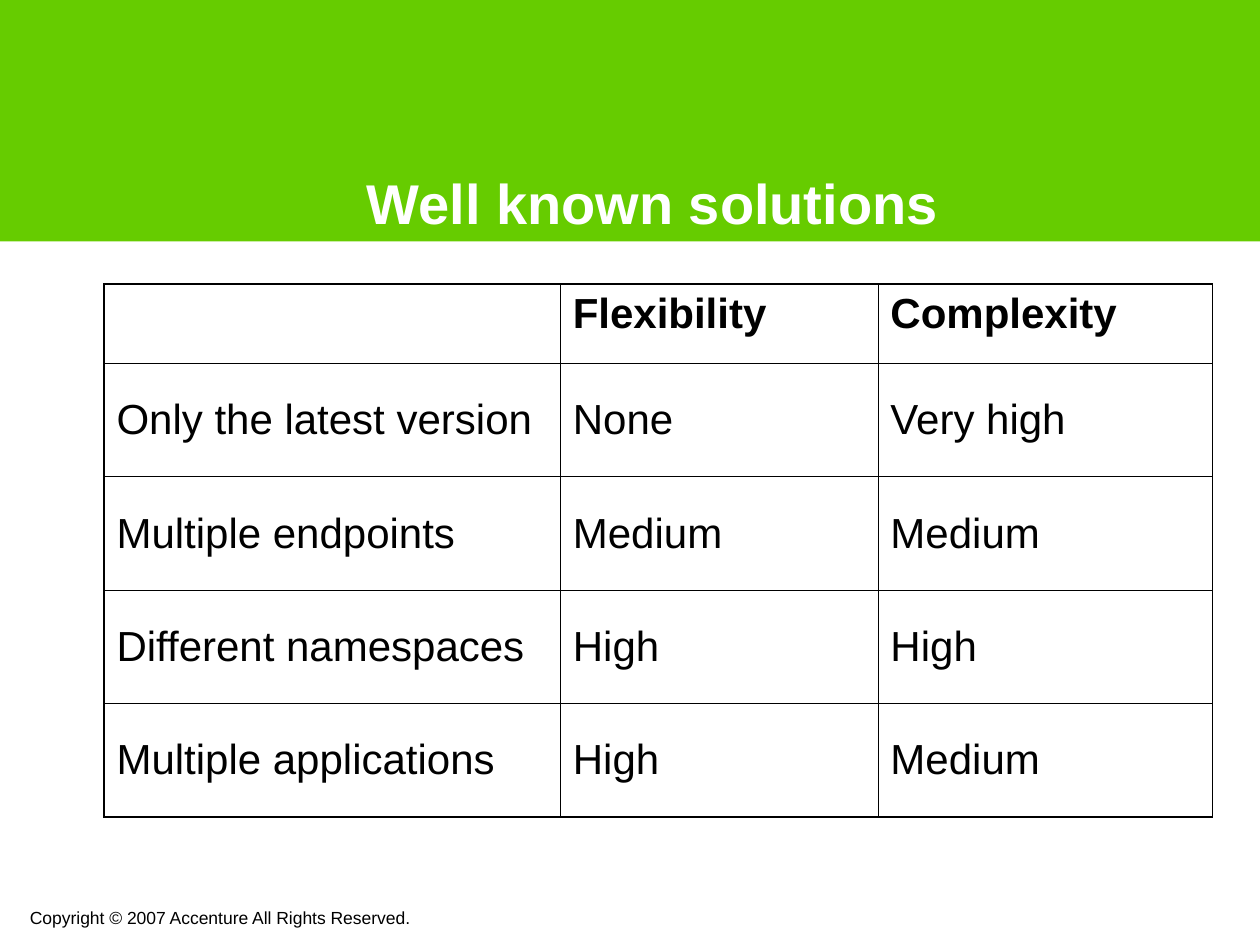
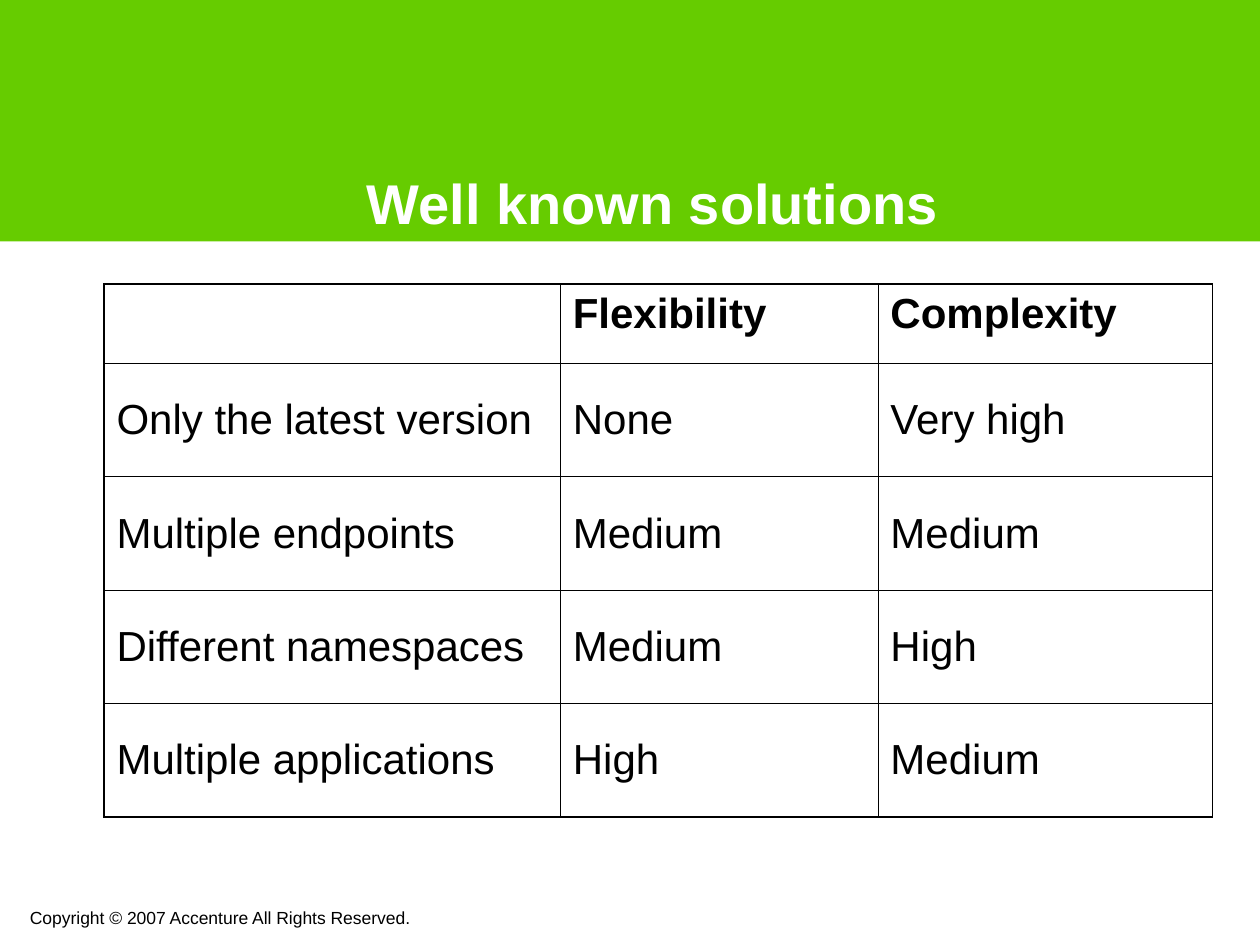
Before and after one commit to noushadali/osgi-samples, a slide deck: slide 6 of congress-registration/documentation/Webservice versioning using osgi.ppt. Drawn at 1260x945 pixels with LibreOffice and Linux fonts; fonts in the diff are those of the drawing; background and template pictures are left out. Boxes give left, top, right and bottom in pixels: in the first picture for what was removed or moved away, otherwise in the second. Text is boxed around its words. In the diff, an @@ line names an element or a change of style, - is before the commit and + after.

```diff
--- a/congress-registration/documentation/Webservice versioning using osgi.ppt
+++ b/congress-registration/documentation/Webservice versioning using osgi.ppt
@@ table at box(105, 284, 1212, 816) @@
-row 4, column 2: High
+row 4, column 2: Medium
```
Also in this commit, not shown: 2 other slides changed, 1 slide added.
